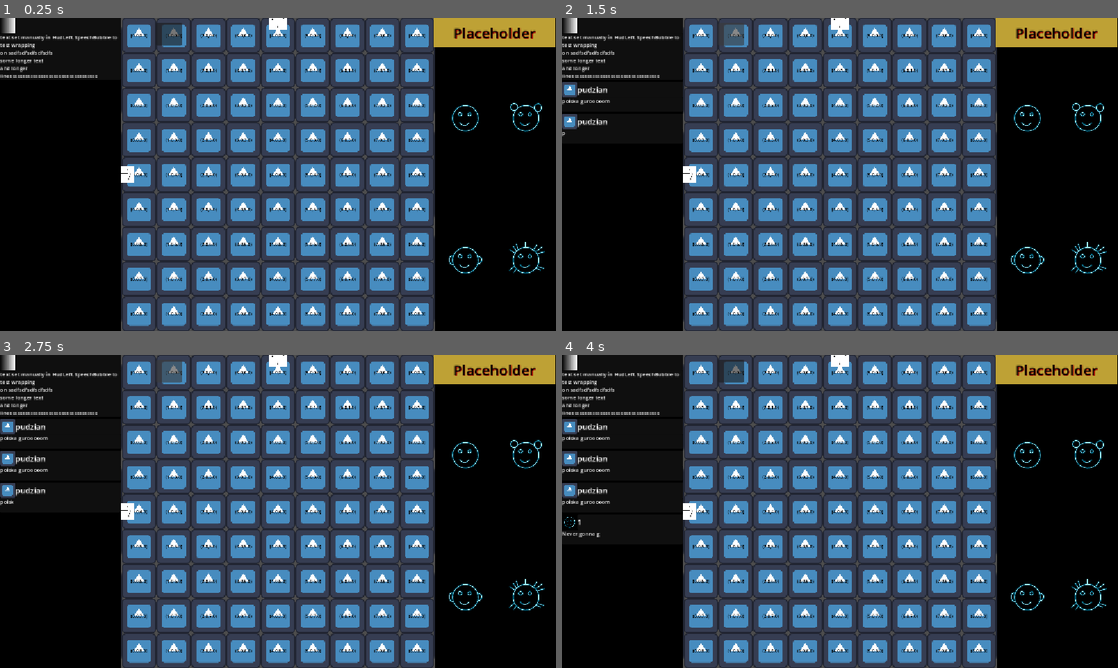
Above: before the commit, frames 1-4 (two rows, left to right).
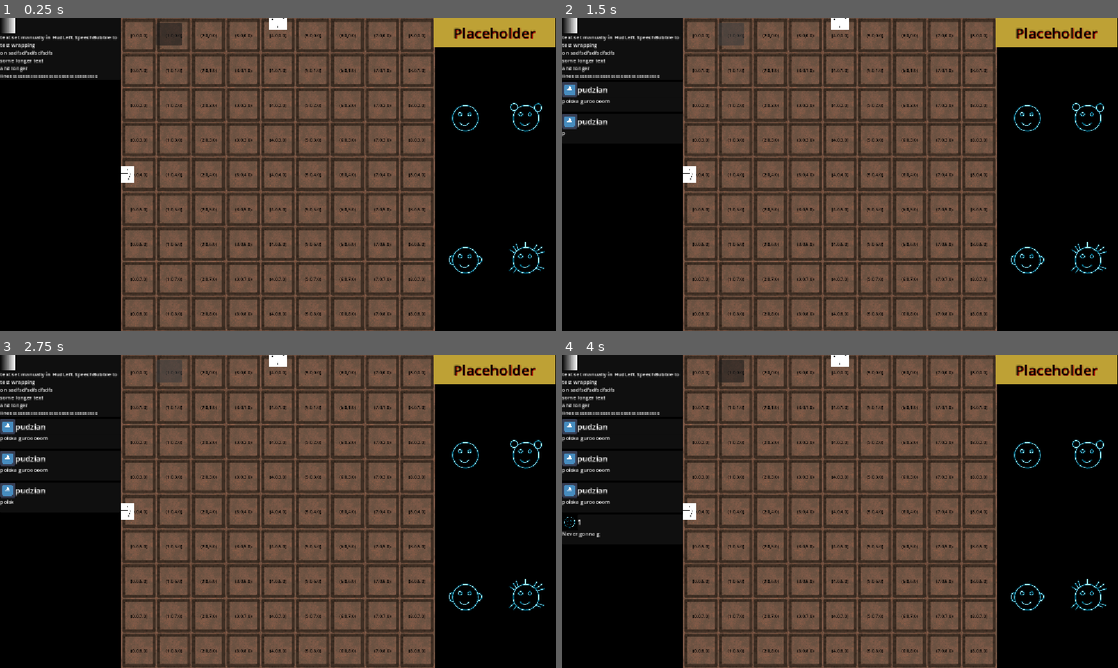
Above: after the commit, the same moments.

Repository: Wallted/ldjam-60
Game: Godot game, scene res://main.tscn
The game is run twice, just before and just after one commit, with the same random seed, the same clock (stepped at 60 frames per second) and the same inputs. The engine's default icon, where the game draws it, is replaced by a stand-in: a white triangle on a blue panel in a dark square.
Inputs (mouse positions are in pixels of both pictures, inside the frame that each line leads up to):
- Up to frame 1 (0.25 s): no input
- Up to frame 2 (1.5 s): click (728, 33) at 0.5 s; click (728, 33) at 1.25 s
- Up to frame 3 (2.75 s): click (166, 370) at 2 s
- Up to frame 4 (4 s): tap Enter at 2.75 s; move the mouse to (634, 408) at 2.77 s; hold 1 (speak_1) 2.78-3.53 s; click (634, 408) at 2.92 s; move the mouse to (578, 408) at 3.52 s; tap 2 (speak_2) at 3.6 s; click (578, 408) at 3.67 s

The runs differ from the first frame. In frame 1, 56% of the frame differs, in the area x 21-79%, y 0-100%; in frame 2, 56%; in frame 3, 56%; in frame 4, 56%.

Commit message:
tile sprite final placeholder

Diff:
--- a/game/tile.tscn
+++ b/game/tile.tscn
@@ -1,7 +1,7 @@
 [gd_scene format=3 uid="uid://dugjn7eemunam"]
 
 [ext_resource type="Script" uid="uid://cv65d2wydb8pp" path="res://game/tile.gd" id="1_7cios"]
-[ext_resource type="Texture2D" uid="uid://rcf51jdb0ww7" path="res://icon.svg" id="1_ddu76"]
+[ext_resource type="Texture2D" uid="uid://br458t7eolslg" path="res://img/tile_janek.png" id="2_ifppd"]
 [ext_resource type="Texture2D" uid="uid://gqkasd3rhpw2" path="res://img/door.png" id="3_ifppd"]
 
 [sub_resource type="RectangleShape2D" id="RectangleShape2D_jyb1k"]
@@ -14,7 +14,7 @@
 shape = SubResource("RectangleShape2D_jyb1k")
 
 [node name="TileSprite" type="Sprite2D" parent="." unique_id=1489123842]
-texture = ExtResource("1_ddu76")
+texture = ExtResource("2_ifppd")
 
 [node name="Label" type="Label" parent="." unique_id=85902873]
 self_modulate = Color(0, 0, 0, 1)
--- a/path_segments/path_segment.gd
+++ b/path_segments/path_segment.gd
@@ -41,7 +41,7 @@
 			glow.self_modulate = Color("ff0000ff")
 	else:
 		self_modulate = Color("ffffff00")
-		glow.self_modulate = Color("21150bff") if is_hovered else Color("ffffff00")
+		glow.self_modulate = Color("11eef9ff") if is_hovered else Color("ffffff00")
 
 
 func set_placed(value: bool) -> void:
Binary file added: img/tile_janek.png
Not shown, added: img/tile_janek.png.import
